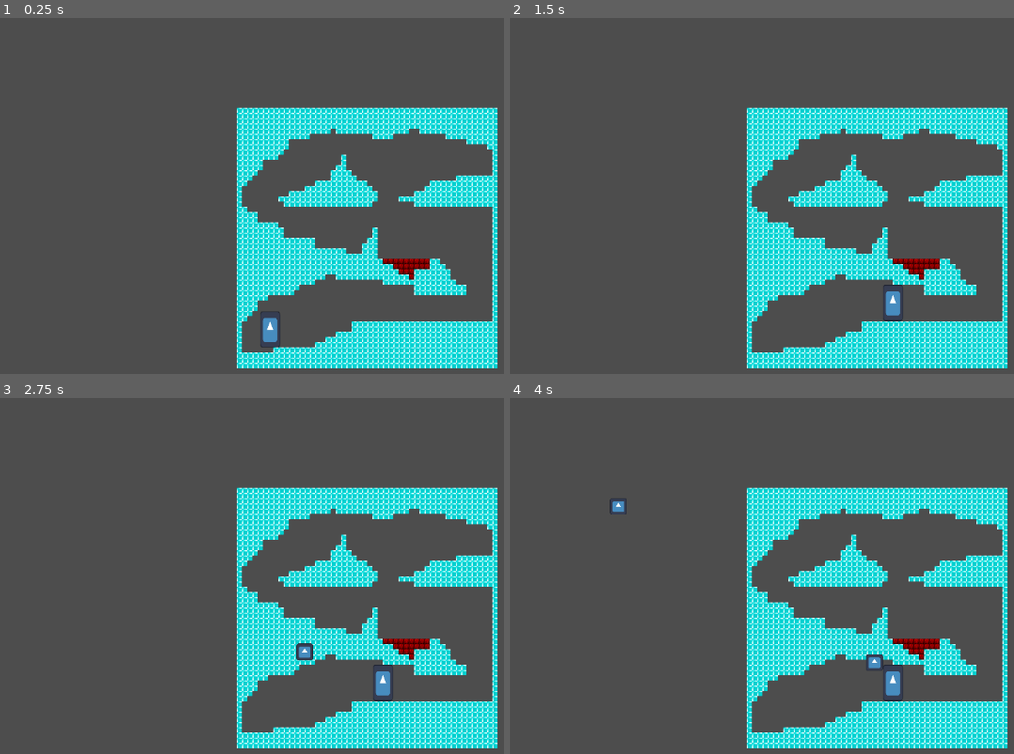
Above: before the commit, frames 1-4 (two rows, left to right).
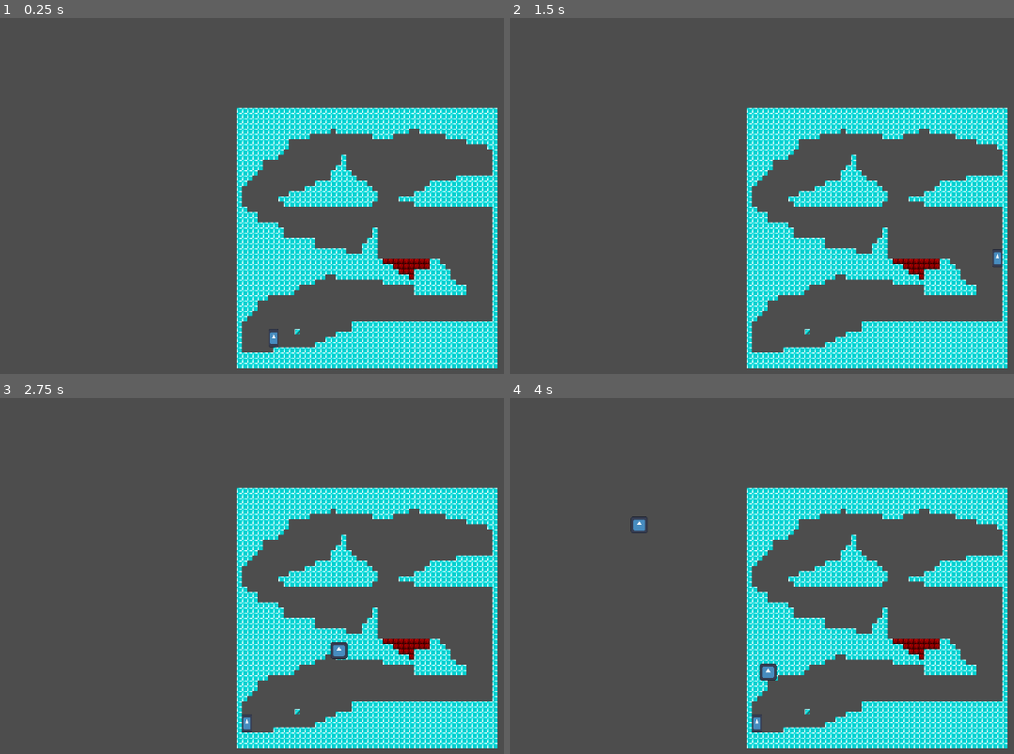
Above: after the commit, the same moments.

Repository: Mkath1423/wgdc-w25-game-jam
Game: Godot game, scene res://main.tscn
Same seed, same stepped clock (60 frames per second), same inputs: the game is played once before the commit and once after it. The engine's default icon, where the game draws it, is replaced by a stand-in: a white triangle on a blue panel in a dark square.
Inputs (mouse positions are in pixels of both pictures, inside the frame that each line leads up to):
- Up to frame 1 (0.25 s): no input
- Up to frame 2 (1.5 s): tap Enter at 0.5 s; move the mouse to (847, 306) at 0.52 s; hold D (move_right) from 0.53 s (still down); click (847, 306) at 0.6 s; tap Space (jump) at 0.77, 1.25 s; move the mouse to (outside the picture) at 1.27 s; tap E (pickup) at 1.35 s
- Up to frame 3 (2.75 s): tap Space (jump) at 1.52 s; tap Enter at 2 s; move the mouse to (151, 536) at 2.02 s; release D (move_right) at 2.03 s; hold A (move_left) from 2.03 s (still down); click (151, 536) at 2.1 s
- Up to frame 4 (4 s): keep holding A (move_left); move the mouse to (923, 600) at 2.77 s; tap E (pickup) at 2.85 s; tap Space (jump) at 3.02, 3.77 s; move the mouse to (772, 494) at 3.52 s; click (772, 494) at 3.6 s

The runs differ from the first frame. In frame 1, 0.2% of the frame differs, in the area x 51-60%, y 82-93%; in frame 2, 0.3%; in frame 3, 0.7%; in frame 4, 0.9%, in the area x 19-78%, y 28-94%.

Commit message:
Added initial progress for freezable blocks

Diff:
--- /dev/null
+++ b/chill-out/IceBlock.tscn
@@ -0,0 +1,8 @@
+[gd_scene load_steps=2 format=3 uid="uid://cc5vul34d7dk8"]
+
+[sub_resource type="RectangleShape2D" id="RectangleShape2D_23hgc"]
+
+[node name="IceBlock" type="StaticBody2D"]
+
+[node name="CollisionShape2D" type="CollisionShape2D" parent="."]
+shape = SubResource("RectangleShape2D_23hgc")
--- a/chill-out/main.tscn
+++ b/chill-out/main.tscn
@@ -11,7 +11,7 @@
 position = Vector2(77.8454, 40.5744)
 
 [node name="player" parent="." instance=ExtResource("1_kcmov")]
-position = Vector2(-43, 223)
+position = Vector2(-51, 219)
 
 [node name="Camera2D" type="Camera2D" parent="."]
 position = Vector2(91, 14)
--- a/chill-out/scenes/Level.tscn
+++ b/chill-out/scenes/Level.tscn
@@ -1,9 +1,10 @@
-[gd_scene load_steps=9 format=4 uid="uid://vp10bpjsrsi0"]
+[gd_scene load_steps=10 format=4 uid="uid://vp10bpjsrsi0"]
 
-[ext_resource type="Script" path="res://scenes/level.gd" id="1_17ycu"]
+[ext_resource type="Script" path="res://src/level.gd" id="1_f26ym"]
 [ext_resource type="Texture2D" uid="uid://d3hsl3mh862xf" path="res://sprites/Test sprites (crawl-tiles)/wall/crystal_wall00.png" id="2_jav3s"]
 [ext_resource type="PackedScene" uid="uid://bdjhukqkbfwrx" path="res://scenes/killzone.tscn" id="3_3csdu"]
 [ext_resource type="Texture2D" uid="uid://ix3fgbylb6cr" path="res://sprites/Test sprites (crawl-tiles)/wall/pebble_red0.png" id="3_i8fxu"]
+[ext_resource type="PackedScene" uid="uid://bqe7l5lts38ui" path="res://scenes/ice_block.tscn" id="5_t2vok"]
 
 [sub_resource type="TileSetAtlasSource" id="TileSetAtlasSource_xfvkk"]
 texture = ExtResource("2_jav3s")
@@ -71,7 +72,7 @@
 size = Vector2(70, 15)
 
 [node name="Level0" type="Node2D"]
-script = ExtResource("1_17ycu")
+script = ExtResource("1_f26ym")
 
 [node name="TileMapLayer" type="TileMapLayer" parent="."]
 tile_map_data = PackedByteArray("AADn////AgAAAAAAAADn//7/AgAAAAAAAADn//3/AgAAAAAAAADn//z/AgAAAAAAAADn//v/AgAAAAAAAADn// …(20288 unchanged characters)…
@@ -82,3 +83,6 @@
 [node name="CollisionShape2D" type="CollisionShape2D" parent="Killzone"]
 position = Vector2(60, 40.5)
 shape = SubResource("RectangleShape2D_a8oeg")
+
+[node name="ice_block" parent="." instance=ExtResource("5_t2vok")]
+position = Vector2(-103, 148)
--- /dev/null
+++ b/chill-out/scenes/ice_block.tscn
@@ -0,0 +1,27 @@
+[gd_scene load_steps=4 format=3 uid="uid://bqe7l5lts38ui"]
+
+[ext_resource type="Script" path="res://src/ice_block.gd" id="1_g4irc"]
+[ext_resource type="Texture2D" uid="uid://44s6hs7ti3v4" path="res://sprites/Test sprites (crawl-tiles)/wall/dngn_transparent_wall.png" id="2_wsf3a"]
+
+[sub_resource type="RectangleShape2D" id="RectangleShape2D_wjxp1"]
+size = Vector2(8, 8)
+
+[node name="ice_block" type="Area2D"]
+collision_layer = 0
+script = ExtResource("1_g4irc")
+
+[node name="CollisionShape2D" type="CollisionShape2D" parent="."]
+position = Vector2(-4, -4)
+shape = SubResource("RectangleShape2D_wjxp1")
+
+[node name="Timer" type="Timer" parent="."]
+wait_time = 3.0
+
+[node name="Sprite2D" type="Sprite2D" parent="."]
+position = Vector2(-4, -4)
+texture = ExtResource("2_wsf3a")
+region_enabled = true
+region_rect = Rect2(0, 0, 8, 8)
+
+[connection signal="body_entered" from="." to="." method="_on_body_entered"]
+[connection signal="timeout" from="Timer" to="." method="_on_timer_timeout"]
--- a/chill-out/scenes/killzone.tscn
+++ b/chill-out/scenes/killzone.tscn
@@ -1,9 +1,9 @@
 [gd_scene load_steps=2 format=3 uid="uid://bdjhukqkbfwrx"]
 
-[ext_resource type="Script" path="res://scenes/killzone.gd" id="1_wc3fg"]
+[ext_resource type="Script" path="res://src/killzone.gd" id="1_oupj2"]
 
 [node name="Killzone" type="Area2D"]
 collision_mask = 2
-script = ExtResource("1_wc3fg")
+script = ExtResource("1_oupj2")
 
 [connection signal="body_entered" from="." to="." method="_on_body_entered"]
--- a/chill-out/scenes/player.tscn
+++ b/chill-out/scenes/player.tscn
@@ -10,6 +10,7 @@
 
 [node name="player" type="CharacterBody2D" groups=["player"]]
 position = Vector2(-3, 4)
+scale = Vector2(0.5, 0.5)
 script = ExtResource("1_g6mxo")
 ground_move_speed = 1000
 air_move_speed = 1000
--- /dev/null
+++ b/chill-out/src/ice_block.gd
@@ -0,0 +1,22 @@
+extends Area2D
+
+@onready var timer = $Timer
+
+# Called when the node enters the scene tree for the first time.
+func _ready() -> void:
+	pass # Replace with function body.
+
+
+# Called every frame. 'delta' is the elapsed time since the previous frame.
+func _process(delta: float) -> void:
+	pass
+
+
+func _on_body_entered(body: Node2D) -> void:
+	if get_tree().get_nodes_in_group("projectile"):
+		set_collision_layer_value(1, true)
+		timer.start()
+
+
+func _on_timer_timeout() -> void:
+	set_collision_layer_value(1, false)
